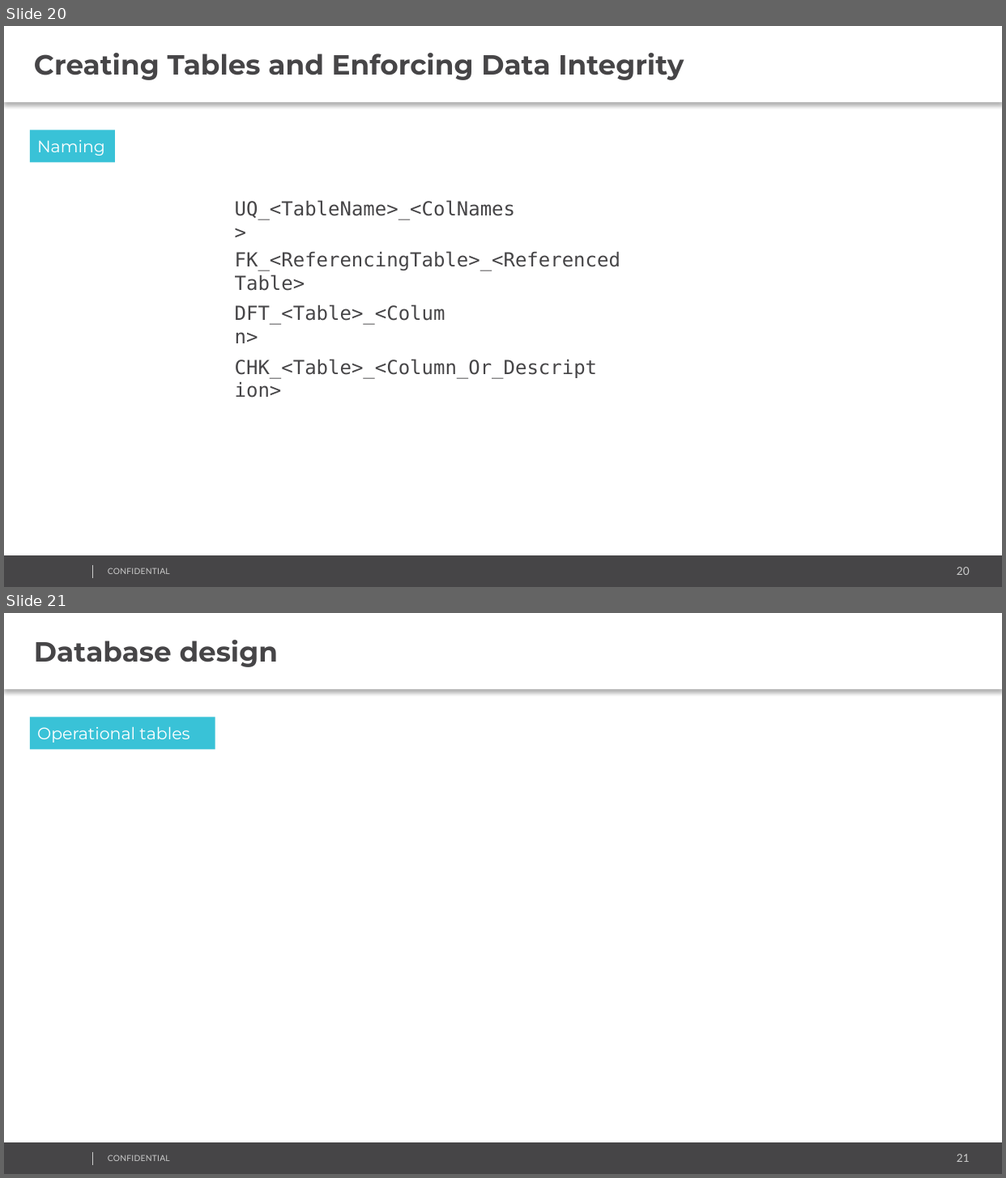
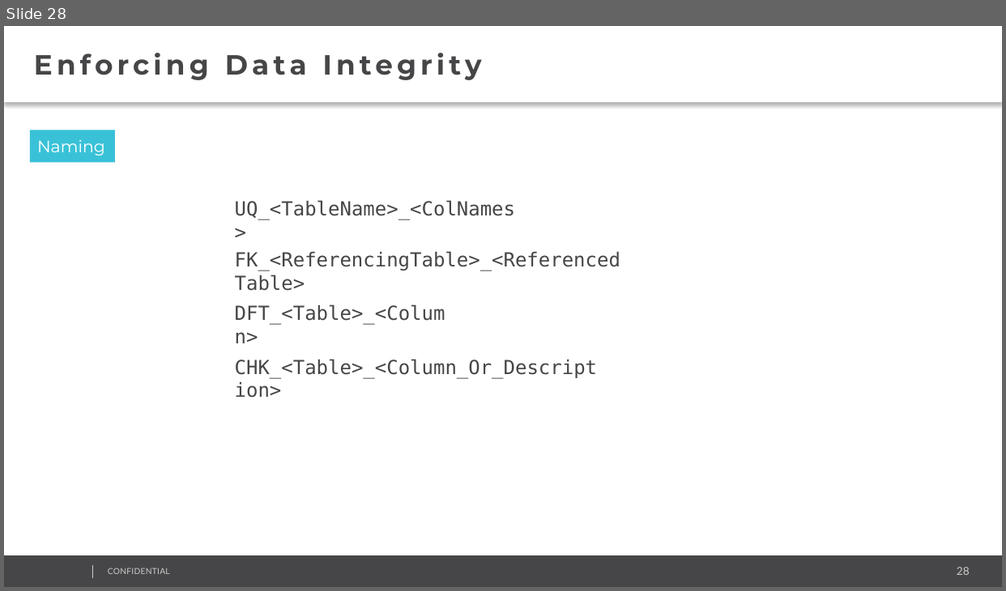
Before and after one commit to AndreyQC/MSBI.Lab, a slide deck: MSBI.Lecture.05/MSBI.Dev.S19E05.pptx. Shown one above the other, each under a label of ours: slides 20 and 21 before the commit, slide 28 after it. The pictures are 1006x1178 and 1006x591 pixels, drawn with LibreOffice and Linux fonts; fonts in the diff are those of the drawing; background and template pictures are left out. Boxes give left, top, right and bottom in pixels: in the first picture for what was removed or moved away, otherwise in the second. Text is boxed around its words. In the diff, an @@ line names an element or a change of style, - is before the commit and + after.

```diff
--- a/MSBI.Lecture.05/MSBI.Dev.S19E05.pptx
+++ b/MSBI.Lecture.05/MSBI.Dev.S19E05.pptx
@@ slide 21 removed at [4,613,1002,1174], background #FFFFFF; not listed: 4 template elements that a slide beside it also shows @@
@@ text removed at [4,613,1002,690] @@
-Database design
@@ rectangle removed at [30,717,215,749] @@
-Operational tables
@@ what was slide 20 is now slide 28 @@
@@ slide 28 changed as well @@
@@ text at [34,53,482,80]: text changed @@
-Creating Tables and Enforcing Data Integrity
+Enforcing Data Integrity
@@ page number at [957,567,970,575]: text changed @@
-20
+28
```
Also in this commit, not shown: 15 other slides changed, 16 slides added, 5 other slides removed, 3 other files.
